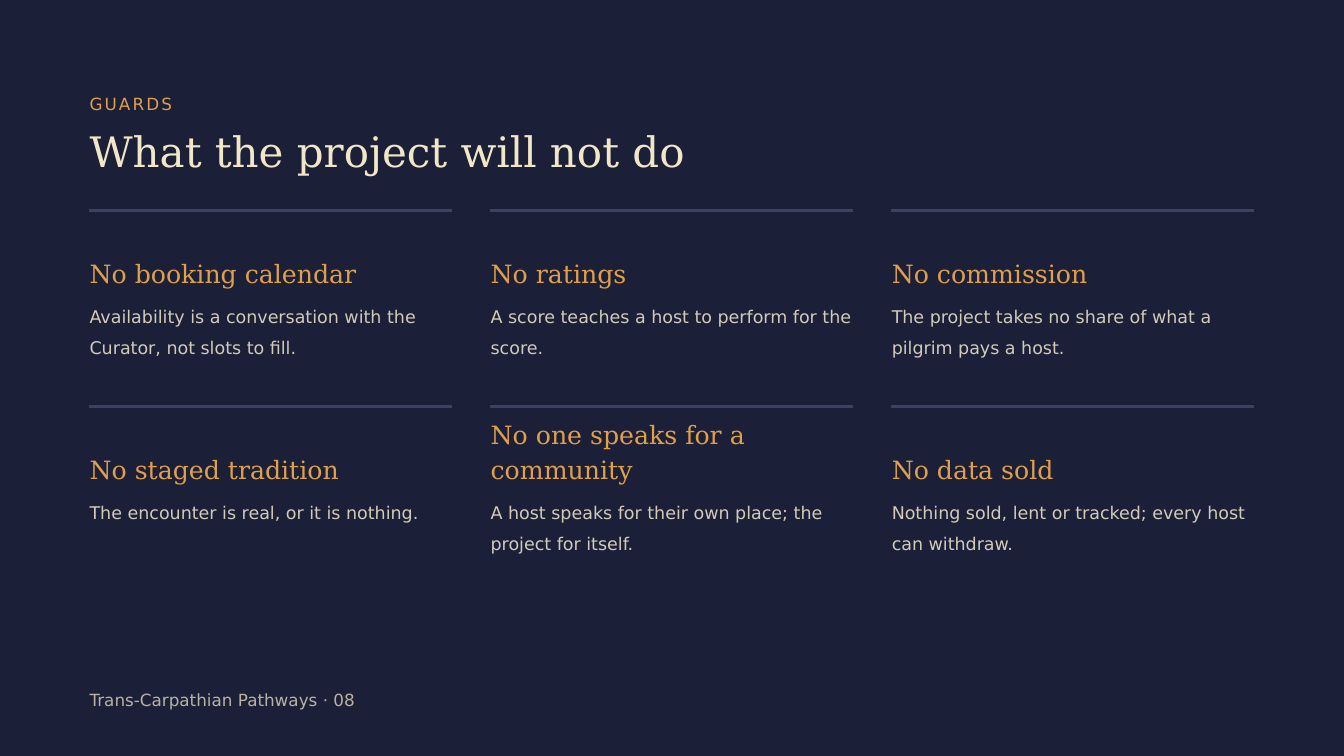
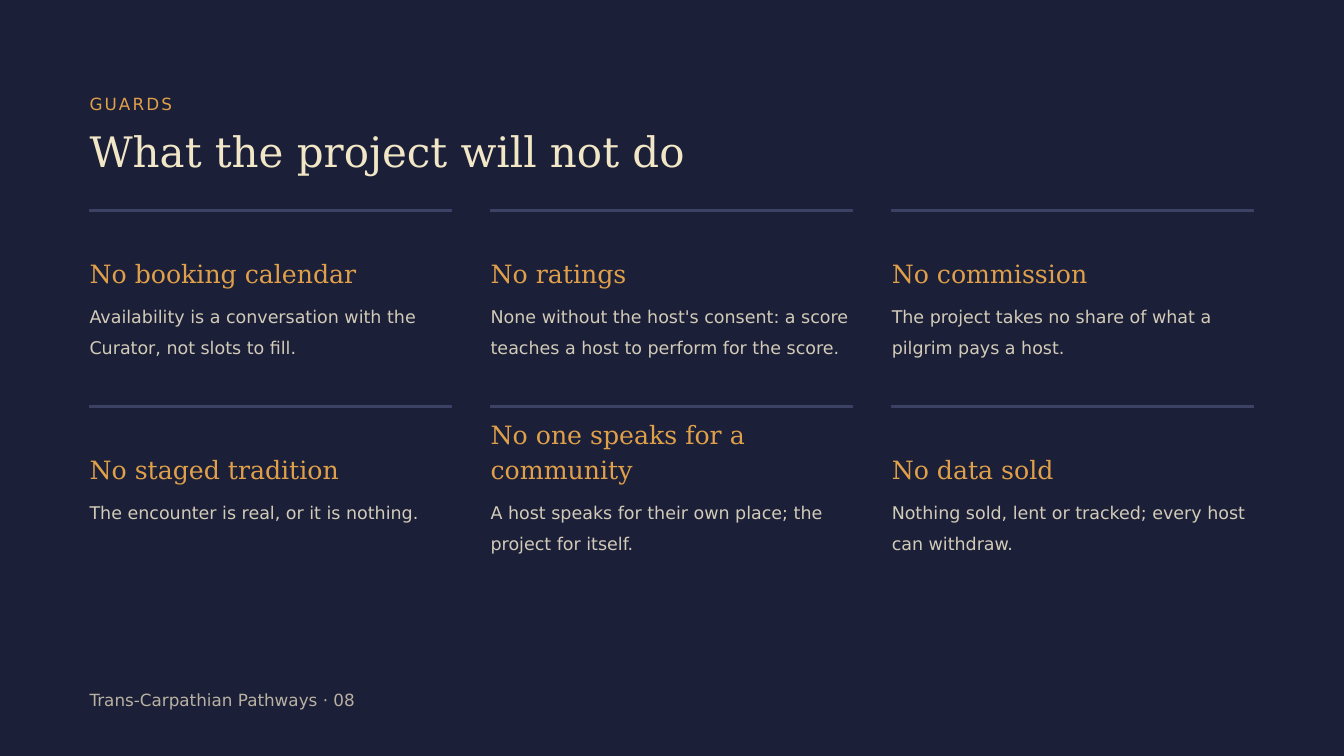
Before and after one commit to ubeccommon/trans_carpathian_pathways, a slide deck: slide 8 of docs/overview/Trans-Carpathian_Pathways_Overview.odp. Drawn at 1344x756 pixels with LibreOffice and Linux fonts; fonts in the diff are those of the drawing. Boxes give left, top, right and bottom in pixels: in the first picture for what was removed or moved away, otherwise in the second. Text is boxed around its words. In the diff, an @@ line names an element or a change of style, - is before the commit and + after.

```diff
--- a/docs/overview/Trans-Carpathian_Pathways_Overview.odp
+++ b/docs/overview/Trans-Carpathian_Pathways_Overview.odp
@@ text at [491, 310, 848, 358]: text changed @@
-A score teaches a host to perform for the score.
+None without the host's consent: a score teaches a host to perform for the score.
```
Also in this commit, not shown: 2 other slides changed, 15 other files.
